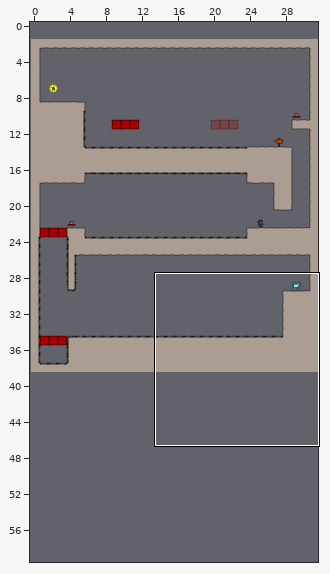
One commit to this Tiled map: raw/levelconverter/maps/l10.tmx. The first picture is a wide view before the edit; the outline marks the close-up.
Close-up. Before the edit:
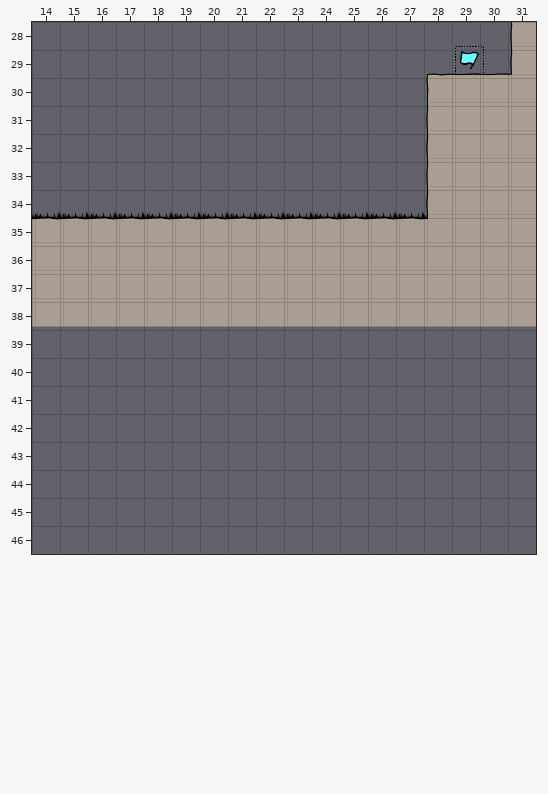
Cells are 40x40 px. Shown: x 14..31, y 28..46. The commit also changed other parts of the map, which this record leaves out. The old version is drawn lined up with the new one.
The same view after the edit:
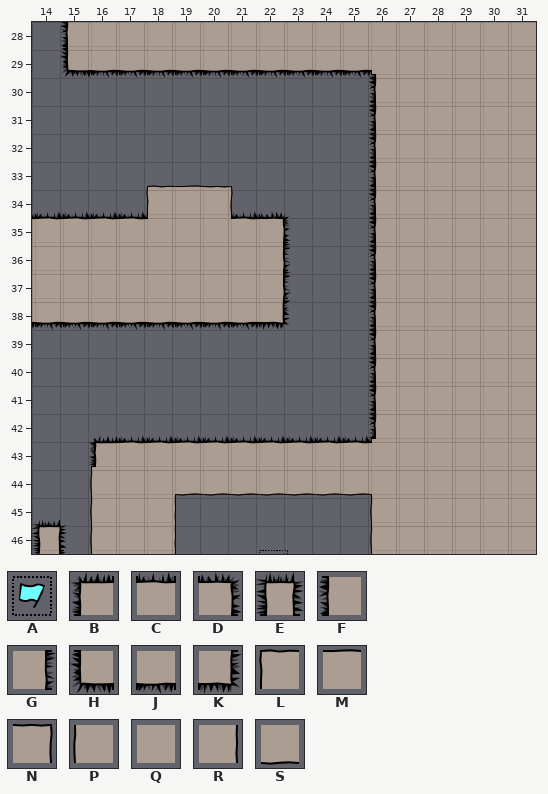
Key: from "objectpalette": A 1, B 40, C 41, D 42, E 43, F 48, G 50, H 56, J 57, K 58; from "world1": L 8, M 9, N 10, P 16, Q 17, R 18, S 25.
_ is an empty cell.
Tiles replaced or removed in this view: A, C, L, M, P, Q.
The exact change:
Changed rows in their new state; . is an unchanged cell.
map size 32x37 -> 32x60 cells (old content now starts at 0,2; both pictures use the new coordinates)
Layer "walls":
first column x 14:
28 ..QQQQQQQQQQQQQQQQ
29 ............QQQQQQ
30 .............QQQQ.
31 .............QQ...
32 .............QQ...
33 .............QQ...
34 ....LMN......QQ...
35 ....QQQ......Q....
36 ........_____.....
37 ........_____.....
38 _____________.....
39 .............QQQQQ
40 .............QQQQQ
41 .............QQQQQ
42 .............QQQQQ
43 ............QQQQQQ
44 ..PQQSSSSSSSQQQQQQ
45 ..PQR.......PQQQQQ
46 ..PQR.......PQQQQQ
Layer "objects":
first column x 14:
28 .F..............
29 .HJJJJJJJJJJ..._
30 ............F...
31 ............F...
32 ............F...
33 ............F...
34 ............F...
35 ....___.D___F_..
36 ........G...F...
37 ........G...F...
38 JJJJJJJJK...F...
39 ............F...
40 ............F...
41 ............F...
42 ............F...
43 ..BCCCCCCCCC....
46 E...............
Changed places in both close-ups, as pixel boxes (x1, y1, x2, y2):
changed: (32, 22, 536, 554)
